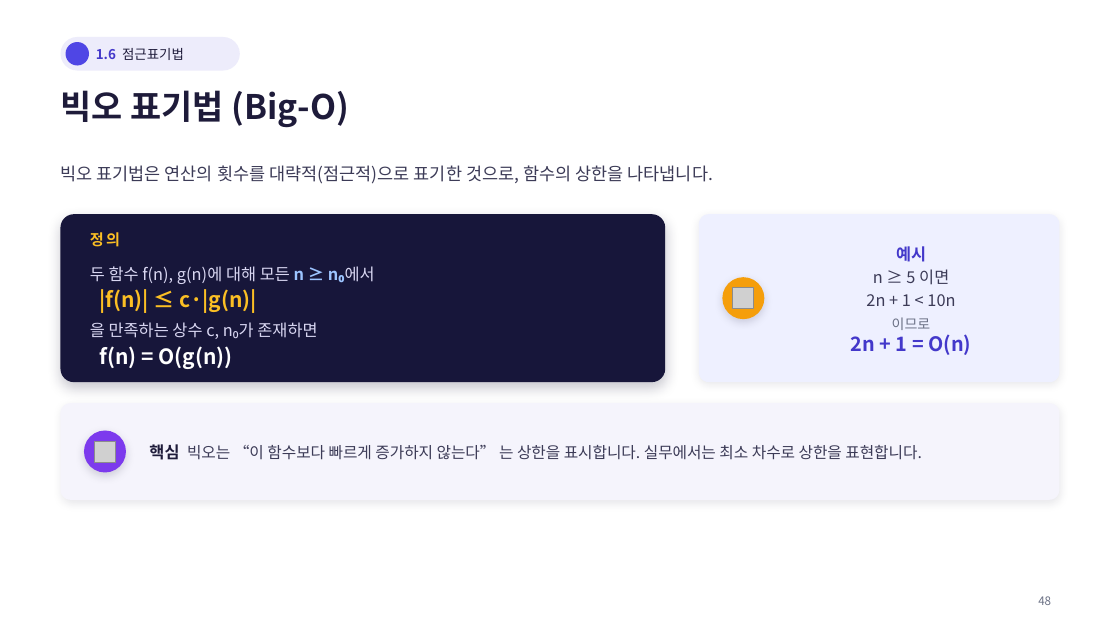
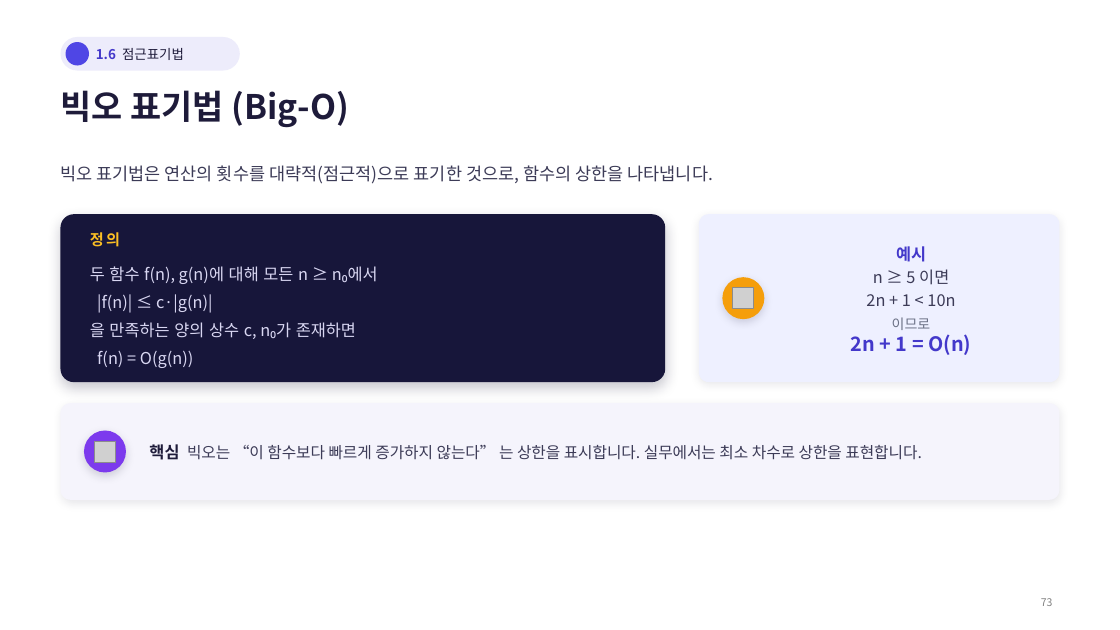
Before and after one commit to Sangdon-Park/Sangdon-Park.github.io, a slide deck: slide 73 of data/알고리즘/1장_알고리즘과_복잡도분석.pptx (slide 49 before the commit). Drawn at 1120x630 pixels with LibreOffice and Linux fonts; fonts in the diff are those of the drawing; grey boxes stand for pictures; background and template pictures are left out. Boxes give left, top, right and bottom in pixels: in the first picture for what was removed or moved away, otherwise in the second. Text is boxed around its words. In the diff, an @@ line names an element or a change of style, - is before the commit and + after.

```diff
--- a/data/알고리즘/1장_알고리즘과_복잡도분석.pptx
+++ b/data/알고리즘/1장_알고리즘과_복잡도분석.pptx
@@ text at (90,266,378,368): text colour #9CC4FF to #D9D7F2 in "n ≥ n₀에서"; bold off in "n ≥ n₀에서", "|f(n)| ≤ c·|g(n)|", "f(n) = O(g(n))"; size 18 to 14 pt in "|f(n)| ≤ c·|g(n)|", "f(n) = O(g(n))"; text colour #FBBF24 to #D9D7F2 in "|f(n)| ≤ c·|g(n)|"; text colour #FFFFFF to #D9D7F2 in "f(n) = O(g(n))" @@
@@ text at (90,322,356,339): text changed @@
-을 만족하는 상수 c, n₀가 존재하면
+을 만족하는 양의 상수 c, n₀가 존재하면
@@ text removed at (1038,596,1051,605) @@
-48
@@ text added at (1041,598,1053,606), 9 pt, text #808080 @@
+73
```
Also in this commit, not shown: 47 other slides changed, 44 slides added, 12 slides removed.
